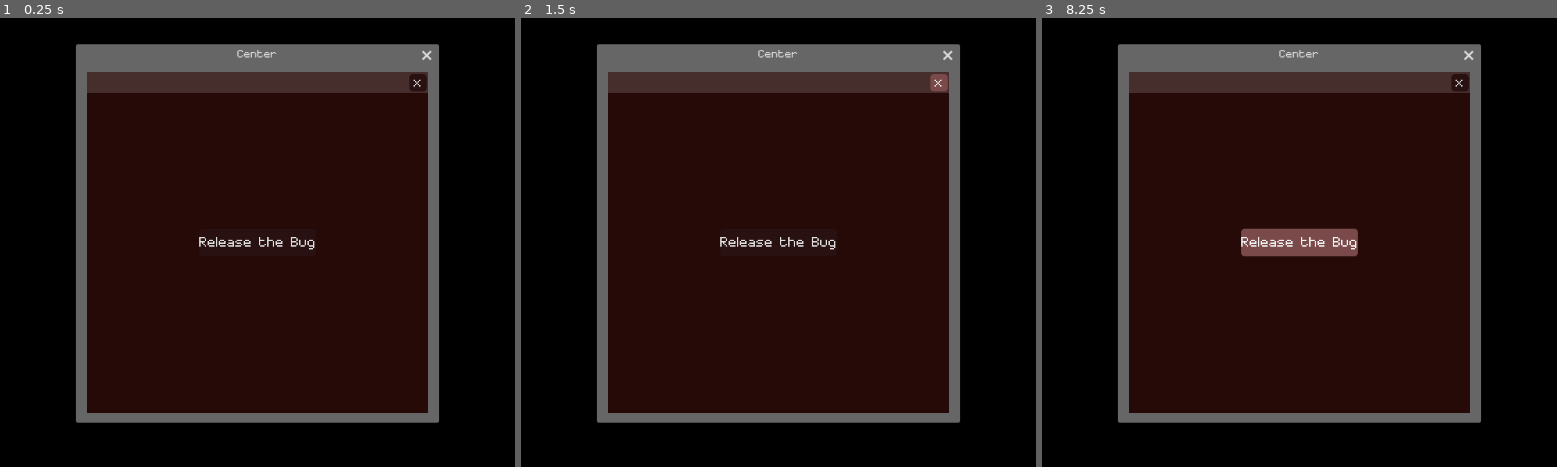
Above: before the commit, frames 1-3 (left to right).
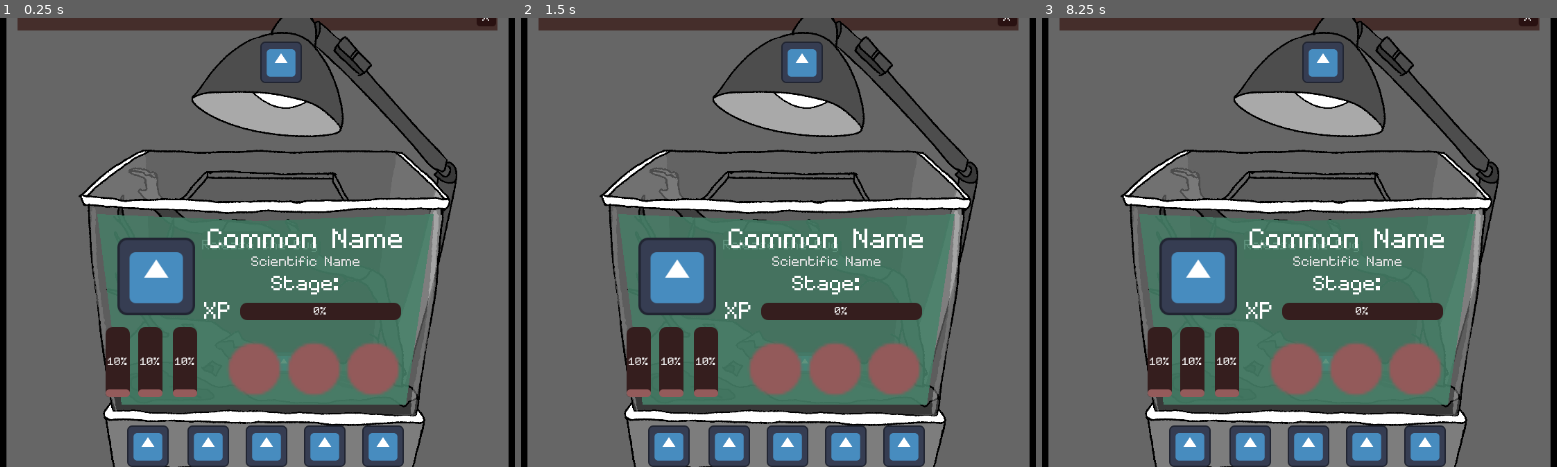
Above: after the commit, the same moments.

Repository: kayillustrations/Insectapet
Game: Godot game, scene res://windows/full_habitat.tscn
Two runs of this game, one before a commit and one after it. Both use one fixed random seed, a clock stepped at 60 frames per second and the inputs below. This scene is started directly instead of the project's main scene. The engine's default icon, where the game draws it, is replaced by a stand-in: a white triangle on a blue panel in a dark square.
Inputs (mouse positions are in pixels of both pictures, inside the frame that each line leads up to):
- Up to frame 1 (0.25 s): no input
- Up to frame 2 (1.5 s): click "Release the Bug" at 0.5 s; click (938, 80) at 1.25 s, where only the run before the commit has a clickable "x"
- Up to frame 3 (8.25 s): click (1325, 62) at 2.02 s; click (1191, 444) at 2.77 s; click (1248, 444) at 3.52 s; click (1309, 444) at 4.27 s; click (1366, 444) at 5.02 s; click (1423, 444) at 5.77 s; click (1299, 80) at 6.52 s; click (1299, 80) at 7.27 s; click "Release the Bug" at 8 s

The runs differ from the first frame. In frame 1, 89% of the frame differs, in the area x 1-99%, y 0-100%; in frame 2, 89%; in frame 3, 89%.

Commit message:
start habitat

Diff:
--- a/windows/full_habitat.gd
+++ b/windows/full_habitat.gd
@@ -1,14 +1,29 @@
 extends WindowBase
 
+const INSECTAPET_LAMP = preload("res://art/insectapet_lamp.png")
+const INSECTAPET_LAMP_DARK = preload("res://art/insectapet_lamp_dark.png")
+
+
 func _enter_tree() -> void:
-	$Shape/ColorRect/Bug.disabled = GameManager.isBugReleased
+	%Bug.disabled = GameManager.isBugReleased
+	#check if light is off
+	%Dark.visible = false
 	pass
 
 func _on_x_pressed() -> void:
-	queue_free()
+	WindowManager.main_window._on_texture_button_toggled(false)
 	pass # Replace with function body.
 
 func _on_bug_pressed() -> void:
 	GameManager.ReleaseBug(true)
-	$Shape/ColorRect/Bug.disabled = true
+	%Bug.disabled = true
 	pass # Replace with function body.
+
+func _on_light_toggled(toggled_on: bool) -> void:
+	if !toggled_on:
+		%Lamp.texture = INSECTAPET_LAMP
+		%Dark.visible = false
+	else:
+		%Lamp.texture = INSECTAPET_LAMP_DARK
+		%Dark.visible = true
+	pass # Replace with function body.
--- a/windows/full_habitat.tscn
+++ b/windows/full_habitat.tscn
@@ -1,7 +1,16 @@
-[gd_scene load_steps=4 format=3 uid="uid://dlld10gm7v5qt"]
+[gd_scene load_steps=15 format=3 uid="uid://dlld10gm7v5qt"]
 
 [ext_resource type="PackedScene" uid="uid://p100dnqto4hp" path="res://windows/window_base.tscn" id="1_bigu7"]
 [ext_resource type="Script" uid="uid://etpeqcodqstc" path="res://windows/full_habitat.gd" id="2_i2cyu"]
+[ext_resource type="Texture2D" uid="uid://dhjifoj8pstd0" path="res://art/insectapet_Background.png" id="3_fnpmy"]
+[ext_resource type="Texture2D" uid="uid://cax7ubmkjqyq3" path="res://art/insectapet_lamp.png" id="3_sv7ce"]
+[ext_resource type="Texture2D" uid="uid://bpuiaif4mrt6w" path="res://art/insectapet_foreground.png" id="5_ifc8h"]
+[ext_resource type="Texture2D" uid="uid://bqadrk65i1edp" path="res://art/insectapet_Middleground.png" id="5_sv7ce"]
+[ext_resource type="Texture2D" uid="uid://cwi7gfawen2ep" path="res://art/isectapet_dark.png" id="6_sv7ce"]
+[ext_resource type="Texture2D" uid="uid://ccv6ryx87ktff" path="res://icon.svg" id="8_eer6e"]
+[ext_resource type="Texture2D" uid="uid://rwf1jiduqbqj" path="res://iconhover.svg" id="9_jatif"]
+[ext_resource type="Theme" uid="uid://cvpq11fkdk36a" path="res://ui/style/universal_pixel_style.tres" id="10_jatif"]
+[ext_resource type="Texture2D" uid="uid://ds3rsiblko8xw" path="res://ui/style/circle.tres" id="11_1cw3o"]
 
 [sub_resource type="StyleBoxFlat" id="StyleBoxFlat_i2cyu"]
 bg_color = Color(0.6, 0.6, 0.6, 0)
@@ -15,21 +24,37 @@
 corner_radius_bottom_right = 5
 corner_radius_bottom_left = 5
 
+[sub_resource type="SpriteFrames" id="SpriteFrames_fombg"]
+animations = [{
+"frames": [{
+"duration": 1.0,
+"texture": ExtResource("8_eer6e")
+}, {
+"duration": 1.0,
+"texture": ExtResource("9_jatif")
+}],
+"loop": true,
+"name": &"default",
+"speed": 5.0
+}]
+
+[sub_resource type="ViewportTexture" id="ViewportTexture_nakqe"]
+
 [node name="FullHabitat" node_paths=PackedStringArray("move_button") instance=ExtResource("1_bigu7")]
 title = "Center"
-size = Vector2i(508, 508)
+size = Vector2i(1000, 1000)
 script = ExtResource("2_i2cyu")
 anchor_position = "Center"
 move_button = NodePath("Shape/ColorRect/Move")
 move_buffer = 0.1
 
 [node name="Shape" parent="." index="0"]
-polygon = PackedVector2Array(0, 0, 0, 500, 500, 500, 500, 0)
+polygon = PackedVector2Array(0, 0, 0, 700, 700, 700, 700, 0)
 
 [node name="ColorRect" type="ColorRect" parent="Shape" index="0"]
-offset_right = 500.0
-offset_bottom = 500.0
-color = Color(0.15, 0.040025, 0.0255, 1)
+offset_right = 700.0
+offset_bottom = 700.0
+color = Color(0.14902, 0.0392157, 0.027451, 0)
 
 [node name="Move" type="TextureButton" parent="Shape/ColorRect" index="0"]
 custom_minimum_size = Vector2(0, 25)
@@ -44,7 +69,7 @@
 anchors_preset = 15
 anchor_right = 1.0
 anchor_bottom = 1.0
-offset_bottom = 5.0
+offset_bottom = 15.0
 grow_horizontal = 2
 grow_vertical = 2
 mouse_filter = 2
@@ -67,29 +92,345 @@
 anchors_preset = 1
 anchor_left = 1.0
 anchor_right = 1.0
-offset_left = -27.0
-offset_top = 3.0
+offset_left = -30.0
+offset_top = 6.0
 offset_right = -2.0
-offset_bottom = 28.0
+offset_bottom = 34.0
 grow_horizontal = 0
 size_flags_horizontal = 8
 size_flags_vertical = 0
 text = "x"
 
-[node name="Bug" type="Button" parent="Shape/ColorRect" index="2"]
+[node name="Center Anchor" type="Node2D" parent="Shape" index="1"]
+position = Vector2(368, 344)
+scale = Vector2(0.25, 0.25)
+
+[node name="Lamp" type="Sprite2D" parent="Shape/Center Anchor" index="0"]
+unique_name_in_owner = true
+texture = ExtResource("3_sv7ce")
+
+[node name="Base" type="Sprite2D" parent="Shape/Center Anchor" index="1"]
+texture = ExtResource("3_fnpmy")
+
+[node name="Bug" type="AnimatedSprite2D" parent="Shape/Center Anchor" index="2"]
+position = Vector2(64, 704)
+sprite_frames = SubResource("SpriteFrames_fombg")
+autoplay = "default"
+
+[node name="Mid" type="Sprite2D" parent="Shape/Center Anchor" index="3"]
+texture = ExtResource("5_sv7ce")
+
+[node name="Foreground" type="Sprite2D" parent="Shape/Center Anchor" index="4"]
+texture = ExtResource("5_ifc8h")
+
+[node name="Dark" type="Sprite2D" parent="Shape/Center Anchor" index="5"]
+unique_name_in_owner = true
+visible = false
+texture = ExtResource("6_sv7ce")
+
+[node name="UI" type="Control" parent="Shape" index="2"]
+layout_mode = 3
+anchors_preset = 0
+offset_right = 700.0
+offset_bottom = 700.0
+mouse_filter = 2
+metadata/_edit_use_anchors_ = true
+
+[node name="Bug" type="Button" parent="Shape/UI" index="0"]
+unique_name_in_owner = true
 layout_mode = 1
 anchors_preset = 8
 anchor_left = 0.5
 anchor_top = 0.5
 anchor_right = 0.5
 anchor_bottom = 0.5
-offset_left = -20.0
+offset_left = -77.0
 offset_top = -20.0
-offset_right = 20.0
+offset_right = 77.0
 offset_bottom = 20.0
 grow_horizontal = 2
 grow_vertical = 2
 text = "Release the Bug"
 
+[node name="Light" type="TextureButton" parent="Shape/UI" index="1"]
+layout_mode = 1
+offset_left = 350.0
+offset_top = 56.0
+offset_right = 390.0
+offset_bottom = 96.0
+scale = Vector2(1.5, 1.5)
+toggle_mode = true
+texture_normal = ExtResource("8_eer6e")
+texture_hover = ExtResource("9_jatif")
+ignore_texture_size = true
+stretch_mode = 5
+
+[node name="MainButtons" type="Control" parent="Shape/UI" index="2"]
+unique_name_in_owner = true
+layout_mode = 1
+anchors_preset = 7
+anchor_left = 0.5
+anchor_top = 1.0
+anchor_right = 0.5
+anchor_bottom = 1.0
+offset_left = -192.0
+offset_top = -90.0
+offset_right = -192.0
+offset_bottom = -90.0
+grow_horizontal = 2
+grow_vertical = 0
+
+[node name="L" type="TextureButton" parent="Shape/UI/MainButtons" index="0"]
+layout_mode = 1
+offset_right = 40.0
+offset_bottom = 40.0
+scale = Vector2(1.5, 1.5)
+texture_normal = ExtResource("8_eer6e")
+texture_hover = ExtResource("9_jatif")
+ignore_texture_size = true
+stretch_mode = 5
+
+[node name="LM" type="TextureButton" parent="Shape/UI/MainButtons" index="1"]
+layout_mode = 1
+offset_left = 87.0
+offset_right = 127.0
+offset_bottom = 40.0
+scale = Vector2(1.5, 1.5)
+texture_normal = ExtResource("8_eer6e")
+texture_hover = ExtResource("9_jatif")
+ignore_texture_size = true
+stretch_mode = 5
+
+[node name="M" type="TextureButton" parent="Shape/UI/MainButtons" index="2"]
+layout_mode = 1
+offset_left = 171.0
+offset_right = 211.0
+offset_bottom = 40.0
+scale = Vector2(1.5, 1.5)
+texture_normal = ExtResource("8_eer6e")
+texture_hover = ExtResource("9_jatif")
+ignore_texture_size = true
+stretch_mode = 5
+
+[node name="RM" type="TextureButton" parent="Shape/UI/MainButtons" index="3"]
+layout_mode = 1
+offset_left = 255.0
+offset_right = 295.0
+offset_bottom = 40.0
+scale = Vector2(1.5, 1.5)
+texture_normal = ExtResource("8_eer6e")
+texture_hover = ExtResource("9_jatif")
+ignore_texture_size = true
+stretch_mode = 5
+
+[node name="R" type="TextureButton" parent="Shape/UI/MainButtons" index="4"]
+layout_mode = 1
+offset_left = 339.0
+offset_right = 379.0
+offset_bottom = 40.0
+scale = Vector2(1.5, 1.5)
+texture_normal = ExtResource("8_eer6e")
+texture_hover = ExtResource("9_jatif")
+ignore_texture_size = true
+stretch_mode = 5
+
+[node name="Screen" type="Polygon2D" parent="Shape/UI" index="3"]
+position = Vector2(0, 5)
+color = Color(0.2856, 0.51, 0.4165, 0.866667)
+polygon = PackedVector2Array(115, 300, 350, 310, 600, 300, 560, 575, 150, 575)
+
+[node name="Center" type="Control" parent="Shape/UI/Screen" index="0"]
+layout_mode = 3
+anchors_preset = 0
+offset_left = 354.0
+offset_top = 443.0
+offset_right = 354.0
+offset_bottom = 443.0
+metadata/_edit_use_anchors_ = true
+
+[node name="Bug Info" type="Control" parent="Shape/UI/Screen/Center" index="0"]
+layout_mode = 1
+anchors_preset = 8
+anchor_left = 0.5
+anchor_top = 0.5
+anchor_right = 0.5
+anchor_bottom = 0.5
+offset_left = -227.0
+offset_top = -126.0
+offset_right = 237.0
+offset_bottom = 121.0
+grow_horizontal = 2
+grow_vertical = 2
+
+[node name="TextureRect" type="TextureRect" parent="Shape/UI/Screen/Center/Bug Info" index="0"]
+custom_minimum_size = Vector2(100, 100)
+layout_mode = 1
+offset_left = 17.0
+offset_top = 17.0
+offset_right = 129.0
+offset_bottom = 129.0
+texture = ExtResource("8_eer6e")
+expand_mode = 1
+stretch_mode = 5
+
+[node name="Name" type="Label" parent="Shape/UI/Screen/Center/Bug Info" index="1"]
+custom_minimum_size = Vector2(350, 0)
+layout_mode = 1
+anchors_preset = 1
+anchor_left = 1.0
+anchor_right = 1.0
+offset_left = -339.0
+offset_bottom = 40.0
+grow_horizontal = 0
+theme_override_font_sizes/font_size = 40
+text = "Common Name"
+horizontal_alignment = 1
+
+[node name="Scientific" type="Label" parent="Shape/UI/Screen/Center/Bug Info" index="2"]
+custom_minimum_size = Vector2(350, 0)
+layout_mode = 1
+anchors_preset = 1
+anchor_left = 1.0
+anchor_right = 1.0
+offset_left = -334.0
+offset_top = 42.0
+offset_bottom = 66.0
+grow_horizontal = 0
+theme = ExtResource("10_jatif")
+theme_type_variation = &"TooltipLabel"
+theme_override_font_sizes/font_size = 20
+text = "Scientific Name"
+horizontal_alignment = 1
+autowrap_mode = 3
+
+[node name="Stage" type="Label" parent="Shape/UI/Screen/Center/Bug Info" index="3"]
+custom_minimum_size = Vector2(350, 0)
+layout_mode = 1
+anchors_preset = 6
+anchor_left = 1.0
+anchor_top = 0.5
+anchor_right = 1.0
+anchor_bottom = 0.5
+offset_left = -337.0
+offset_top = -54.5
+offset_bottom = -24.5
+grow_horizontal = 0
+grow_vertical = 2
+theme = ExtResource("10_jatif")
+theme_type_variation = &"HeaderSmall"
+text = "Stage:"
+horizontal_alignment = 1
+autowrap_mode = 3
+
+[node name="Label" type="Label" parent="Shape/UI/Screen/Center/Bug Info" index="4"]
+layout_mode = 1
+anchors_preset = 6
+anchor_left = 1.0
+anchor_top = 0.5
+anchor_right = 1.0
+anchor_bottom = 0.5
+offset_left = -322.0
+offset_top = -17.0
+offset_right = -282.0
+offset_bottom = 17.0
+grow_horizontal = 0
+grow_vertical = 2
+text = "XP"
+
+[node name="XP" type="ProgressBar" parent="Shape/UI/Screen/Center/Bug Info" index="5"]
+layout_mode = 1
+anchors_preset = 6
+anchor_left = 1.0
+anchor_top = 0.5
+anchor_right = 1.0
+anchor_bottom = 0.5
+offset_left = -270.0
+offset_top = -12.5
+offset_right = -38.0
+offset_bottom = 12.5
+grow_horizontal = 0
+grow_vertical = 2
+
+[node name="Happy" type="ProgressBar" parent="Shape/UI/Screen/Center/Bug Info" index="6"]
+layout_mode = 1
+anchors_preset = 2
+anchor_top = 1.0
+anchor_bottom = 1.0
+offset_top = -101.0
+offset_right = 35.0
+grow_vertical = 0
+value = 10.82
+fill_mode = 3
+
+[node name="Hunger" type="ProgressBar" parent="Shape/UI/Screen/Center/Bug Info" index="7"]
+layout_mode = 1
+anchors_preset = 2
+anchor_top = 1.0
+anchor_bottom = 1.0
+offset_left = 47.0
+offset_top = -101.0
+offset_right = 82.0
+grow_vertical = 0
+value = 10.82
+fill_mode = 3
+
+[node name="Energy" type="ProgressBar" parent="Shape/UI/Screen/Center/Bug Info" index="8"]
+layout_mode = 1
+anchors_preset = 2
+anchor_top = 1.0
+anchor_bottom = 1.0
+offset_left = 97.0
+offset_top = -101.0
+offset_right = 132.0
+grow_vertical = 0
+value = 10.82
+fill_mode = 3
+
+[node name="Likes3" type="TextureRect" parent="Shape/UI/Screen/Center/Bug Info" index="9"]
+layout_mode = 1
+anchors_preset = 3
+anchor_left = 1.0
+anchor_top = 1.0
+anchor_right = 1.0
+anchor_bottom = 1.0
+offset_left = -119.0
+offset_top = -81.0
+offset_right = -38.0
+grow_horizontal = 0
+grow_vertical = 0
+texture = ExtResource("11_1cw3o")
+
+[node name="Likes2" type="TextureRect" parent="Shape/UI/Screen/Center/Bug Info" index="10"]
+layout_mode = 1
+anchors_preset = 3
+anchor_left = 1.0
+anchor_top = 1.0
+anchor_right = 1.0
+anchor_bottom = 1.0
+offset_left = -204.0
+offset_top = -81.0
+offset_right = -123.0
+grow_horizontal = 0
+grow_vertical = 0
+texture = ExtResource("11_1cw3o")
+
+[node name="Likes1" type="TextureRect" parent="Shape/UI/Screen/Center/Bug Info" index="11"]
+layout_mode = 1
+anchors_preset = 3
+anchor_left = 1.0
+anchor_top = 1.0
+anchor_right = 1.0
+anchor_bottom = 1.0
+offset_left = -290.0
+offset_top = -81.0
+offset_right = -209.0
+grow_horizontal = 0
+grow_vertical = 0
+texture = ExtResource("11_1cw3o")
+
+[node name="Sprite2D" type="Sprite2D" parent="Shape/UI/Screen" index="1"]
+texture = SubResource("ViewportTexture_nakqe")
+
 [connection signal="pressed" from="Shape/ColorRect/x" to="." method="_on_x_pressed"]
-[connection signal="pressed" from="Shape/ColorRect/Bug" to="." method="_on_bug_pressed"]
+[connection signal="pressed" from="Shape/UI/Bug" to="." method="_on_bug_pressed"]
+[connection signal="toggled" from="Shape/UI/Light" to="." method="_on_light_toggled"]
--- a/windows/mini_habitat.gd
+++ b/windows/mini_habitat.gd
@@ -16,5 +16,6 @@
 		full_habitat_instance = add_window(WindowManager.FULL_HABITAT)
 	else:
 		full_habitat_instance.queue_free()
+		move_button.button_pressed = false
 		full_habitat_instance = null
 	pass # Replace with function body.
Not shown, added: art/icons.png.import
Not shown, added: art/insectapet_Background.png.import
Not shown, added: art/insectapet_Middleground.png.import
Not shown, added: art/insectapet_foreground.png.import
Not shown, added: art/insectapet_lamp.png.import
Not shown, added: art/insectapet_lamp_dark.png.import
Not shown, added: art/isectapet_dark.png.import
